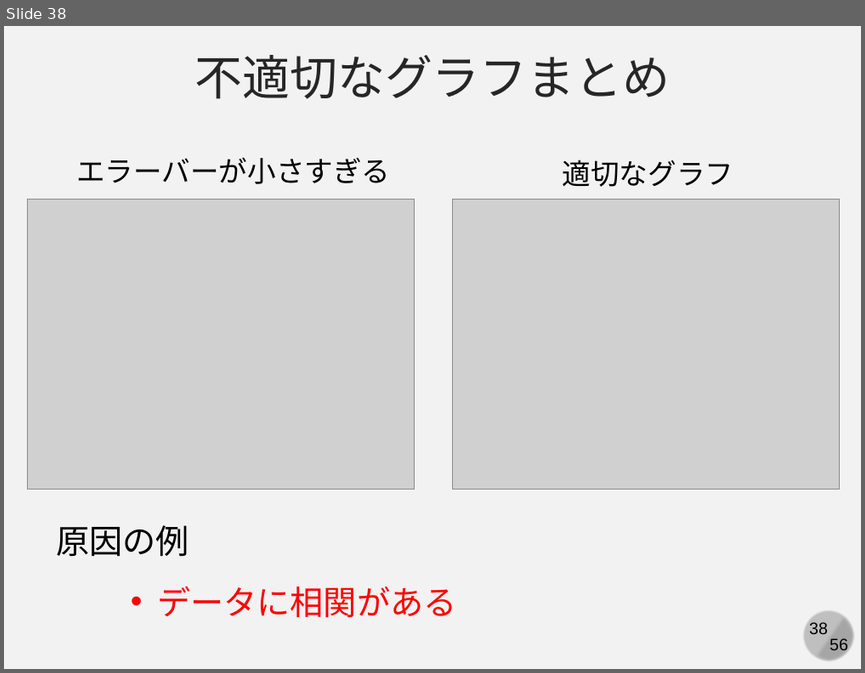
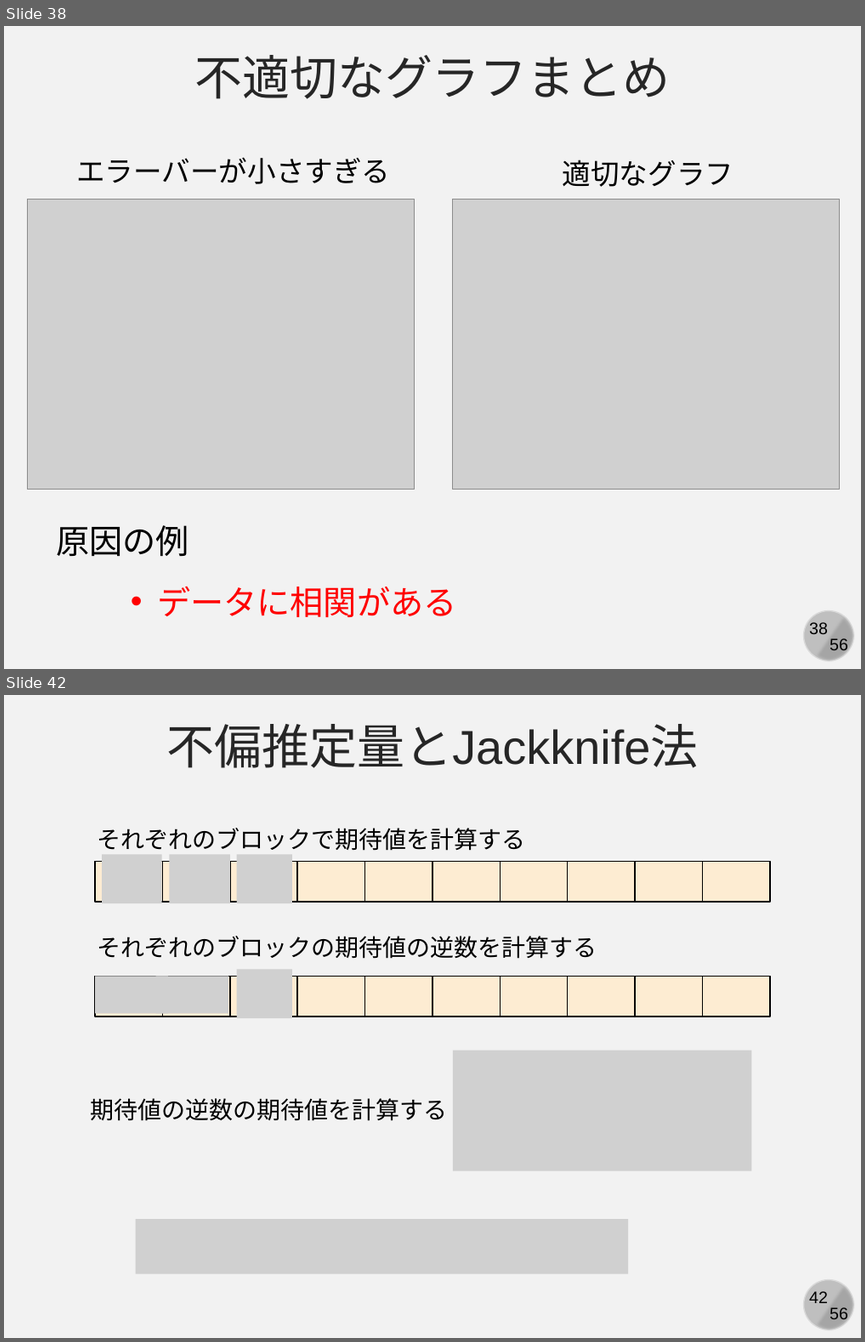
Before and after one commit to kaityo256/simulation_engineering, a slide deck: 03_mc_advanced/simulation03.pptx. Shown one above the other, each under a label of ours: slide 38 before the commit, slides 38 and 42 after it; the slides between them are not shown. The pictures are 865x673 and 865x1342 pixels, drawn with LibreOffice and Linux fonts; fonts in the diff are those of the drawing; grey boxes stand for pictures. Boxes give left, top, right and bottom in pixels: in the first picture for what was removed or moved away, otherwise in the second. Text is boxed around its words. In the diff, an @@ line names an element or a change of style, - is before the commit and + after.

```diff
--- a/03_mc_advanced/simulation03.pptx
+++ b/03_mc_advanced/simulation03.pptx
@@ slide 42 added at (x1=4, y1=695, x2=861, y2=1338), background #F2F2F2; not listed: 4 template elements that a slide beside it also shows @@
@@ text added at (x1=167, y1=724, x2=698, y2=768), 40 pt, text #262626 @@
+不偏推定量とJackknife法
@@ text added at (x1=97, y1=828, x2=526, y2=851), 20 pt, text #000000 @@
+それぞれのブロックで期待値を計算する
@@ rectangle added at (x1=95, y1=862, x2=162, y2=902), fill #FDECD2, outline #000000 1 pt @@
@@ picture added at (x1=102, y1=854, x2=161, y2=903) @@
@@ rectangle added at (x1=162, y1=862, x2=230, y2=902), fill #FDECD2, outline #000000 1 pt @@
@@ picture added at (x1=170, y1=854, x2=230, y2=903) @@
@@ rectangle added at (x1=230, y1=862, x2=298, y2=902), fill #FDECD2, outline #000000 1 pt @@
@@ picture added at (x1=237, y1=854, x2=293, y2=903) @@
@@ rectangle added at (x1=298, y1=862, x2=365, y2=902), fill #FDECD2, outline #000000 1 pt @@
@@ rectangle added at (x1=364, y1=862, x2=432, y2=902), fill #FDECD2, outline #000000 1 pt @@
@@ rectangle added at (x1=432, y1=862, x2=500, y2=902), fill #FDECD2, outline #000000 1 pt @@
@@ rectangle added at (x1=500, y1=862, x2=568, y2=902), fill #FDECD2, outline #000000 1 pt @@
@@ rectangle added at (x1=567, y1=862, x2=635, y2=902), fill #FDECD2, outline #000000 1 pt @@
@@ rectangle added at (x1=635, y1=862, x2=703, y2=902), fill #FDECD2, outline #000000 1 pt @@
@@ rectangle added at (x1=703, y1=862, x2=770, y2=902), fill #FDECD2, outline #000000 1 pt @@
@@ text added at (x1=97, y1=936, x2=597, y2=959), 20 pt, text #000000 @@
+それぞれのブロックの期待値の逆数を計算する
@@ picture added at (x1=237, y1=970, x2=293, y2=1018) @@
@@ rectangle added at (x1=95, y1=976, x2=162, y2=1016), fill #FDECD2, outline #000000 1 pt @@
@@ picture added at (x1=95, y1=976, x2=168, y2=1014) @@
@@ picture added at (x1=155, y1=976, x2=228, y2=1014) @@
@@ rectangle added at (x1=162, y1=976, x2=230, y2=1016), fill #FDECD2, outline #000000 1 pt @@
@@ rectangle added at (x1=230, y1=976, x2=298, y2=1016), fill #FDECD2, outline #000000 1 pt @@
@@ rectangle added at (x1=298, y1=976, x2=365, y2=1016), fill #FDECD2, outline #000000 1 pt @@
@@ rectangle added at (x1=364, y1=976, x2=432, y2=1016), fill #FDECD2, outline #000000 1 pt @@
@@ rectangle added at (x1=432, y1=976, x2=500, y2=1016), fill #FDECD2, outline #000000 1 pt @@
@@ rectangle added at (x1=500, y1=976, x2=568, y2=1016), fill #FDECD2, outline #000000 1 pt @@
@@ rectangle added at (x1=567, y1=976, x2=635, y2=1016), fill #FDECD2, outline #000000 1 pt @@
@@ rectangle added at (x1=635, y1=976, x2=703, y2=1016), fill #FDECD2, outline #000000 1 pt @@
@@ rectangle added at (x1=703, y1=976, x2=770, y2=1016), fill #FDECD2, outline #000000 1 pt @@
@@ picture added at (x1=453, y1=1049, x2=752, y2=1170) @@
@@ text added at (x1=90, y1=1098, x2=448, y2=1121), 20 pt, text #000000 @@
+期待値の逆数の期待値を計算する
@@ picture added at (x1=136, y1=1219, x2=629, y2=1273) @@
```
Also in this commit, not shown: 2 slides changed, 3 other slides added, 3 other files.
